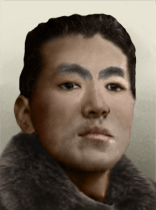
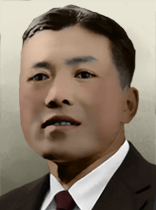
Revision of a layered w=156, h=210 image; what changed, layer by layer:
renamed "Слой 4" to "Слой 5", moved it above "Заливка цветом 5", painted on it over [0, 0, 156, 210]
added layer "Заливка цветом 5" (soft light) above "Слой 9" over [53, 189, 76, 210]
renamed "Слой 10" to "Слой 9", painted on it over [46, 74, 108, 88]
renamed "Слой 9" to "Заливка цветом 4", painted on it, masked it over [33, 71, 119, 92]
renamed "Слой 7" to "Слой 8", opacity 10% → 30%, painted on it over [39, 111, 133, 175]
renamed "Слой 6" to "Слой 7", opacity 20% → 10%, painted on it over [25, 83, 137, 168]
renamed "Заливка цветом 3" to "Слой 6", opacity 100% → 20%, blend soft light → hue, painted on it, unmasked it over [0, 69, 156, 210]
renamed "Заливка цветом 2" to "Заливка цветом 3", blend color → soft light, painted on it over [0, 0, 156, 210]
renamed "Заливка цветом 1" to "Заливка цветом 2", painted on it over [0, 0, 154, 203]
renamed "Слой 5" to "Заливка цветом 1", blend normal → color, moved it above "Слой 4", painted on it, masked it over [0, 11, 143, 191]
renamed "Слой 8" to "Слой 4", opacity 40% → 100%, blend hue → normal, moved it above "Слой 1", painted on it over [0, 0, 156, 210]
